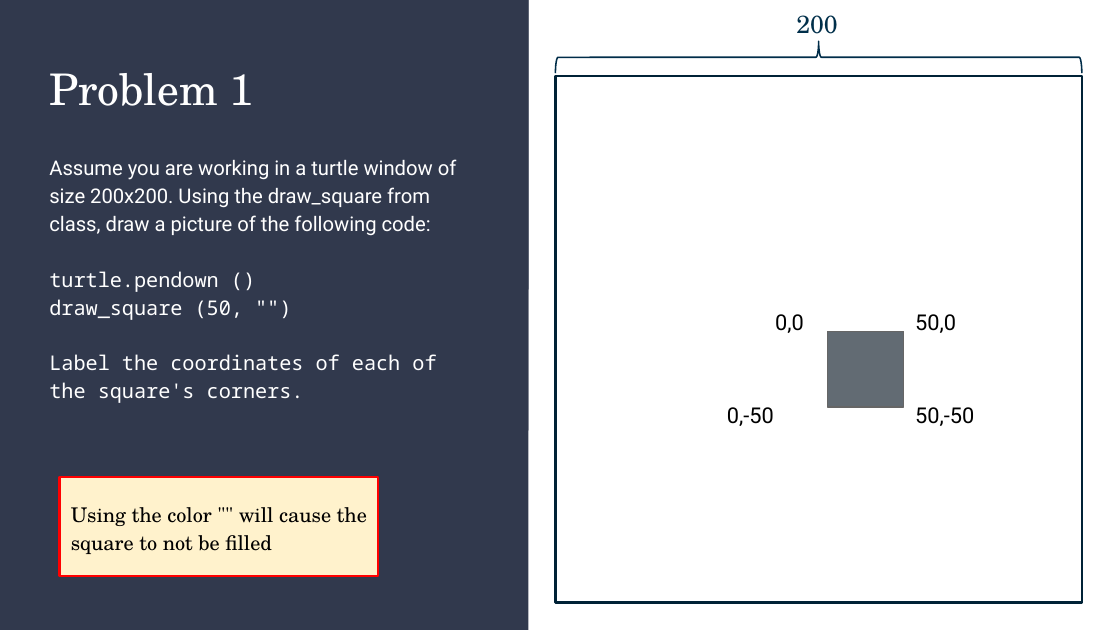
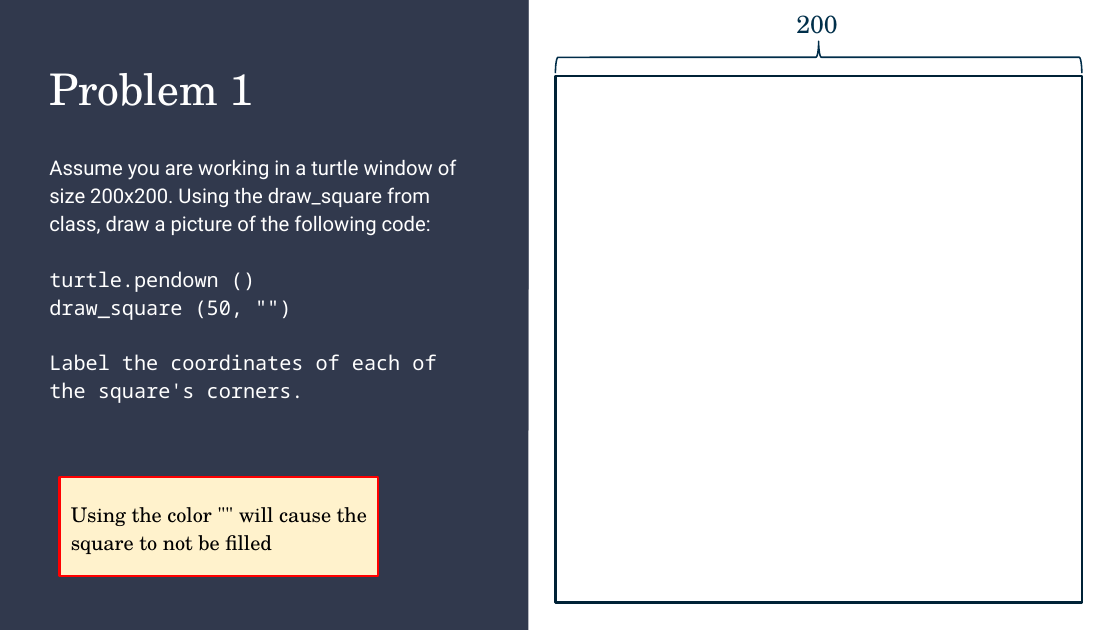
Before and after one commit to kxkcad/unit1-activities, a slide deck: slide 4 of 3.1 Activity-PSS_ Turtle.pptx. Drawn at 1120x630 pixels with LibreOffice and Linux fonts; fonts in the diff are those of the drawing. Boxes give left, top, right and bottom in pixels: in the first picture for what was removed or moved away, otherwise in the second. Text is boxed around its words. In the diff, an @@ line names an element or a change of style, - is before the commit and + after.

```diff
--- a/3.1 Activity-PSS_ Turtle.pptx
+++ b/3.1 Activity-PSS_ Turtle.pptx
@@ text removed at [775,314,804,333] @@
-0,0
@@ text removed at [915,314,956,333] @@
-50,0
@@ rectangle removed at [828,332,904,408] @@
@@ text removed at [727,407,774,426] @@
-0,-50
@@ text removed at [915,407,974,426] @@
-50,-50
```
Also in this commit, not shown: 1 other slide changed.
